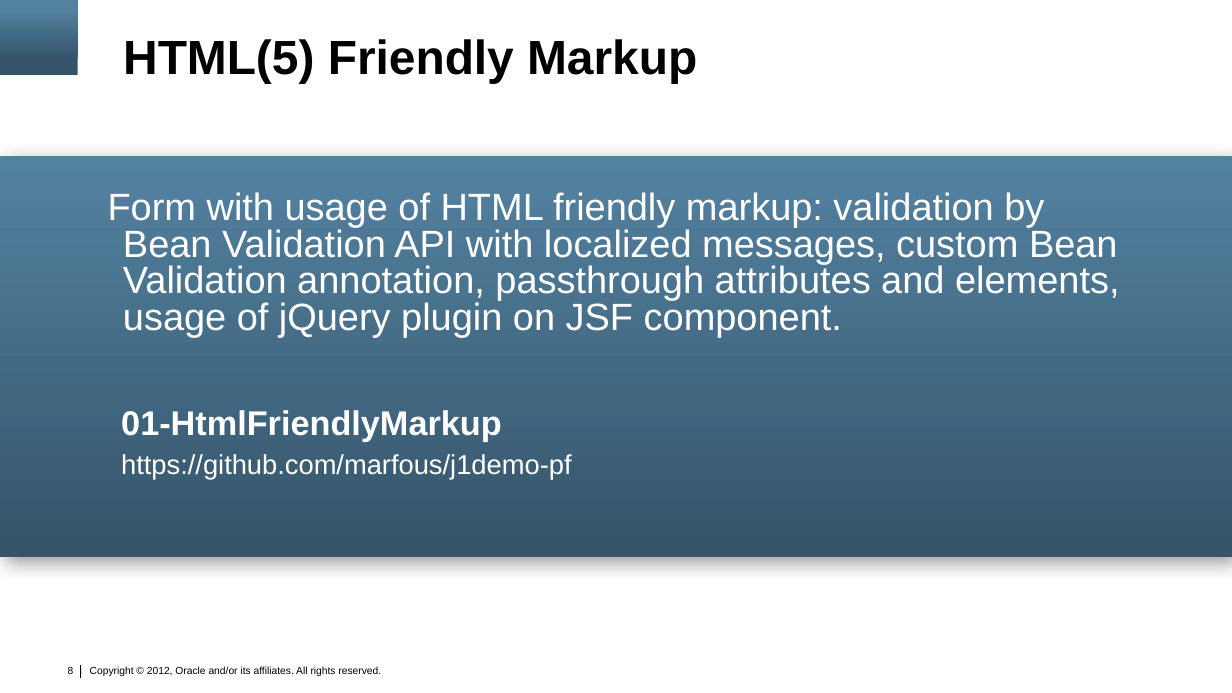
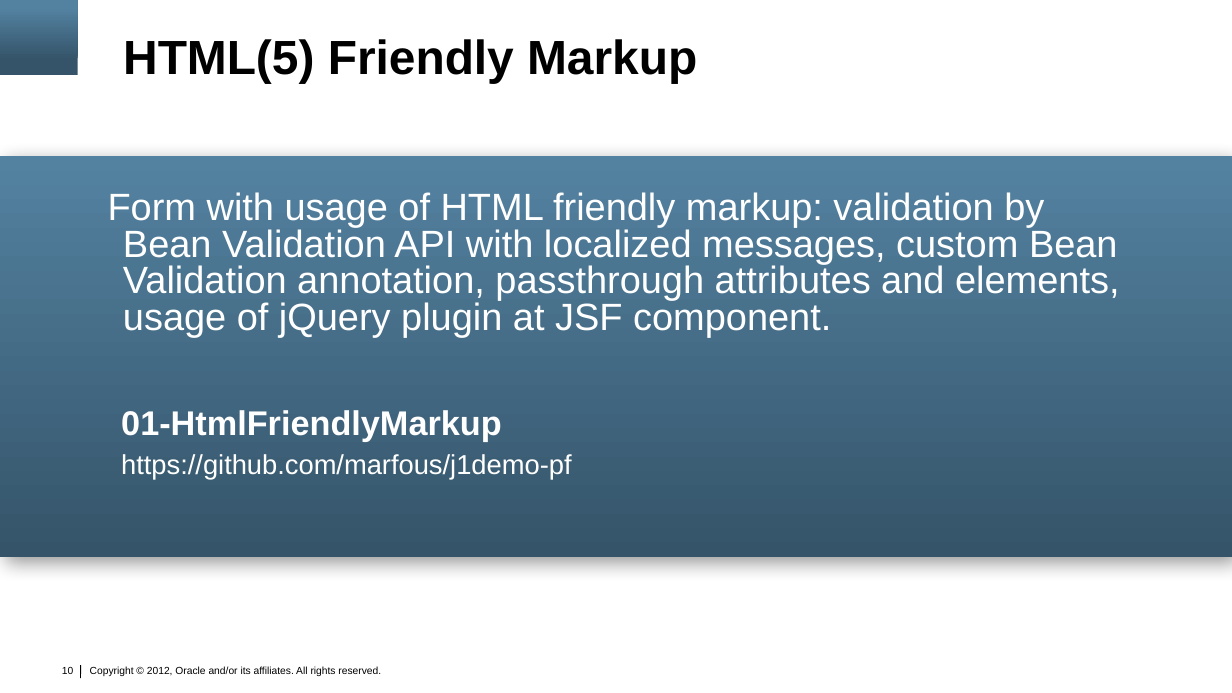
Before and after one commit to marfous/j1demo-pf, a slide deck: slide 10 of con3638.pptx (slide 8 before the commit). Drawn at 1232x693 pixels with LibreOffice and Linux fonts; fonts in the diff are those of the drawing; background and template pictures are left out. Boxes give left, top, right and bottom in pixels: in the first picture for what was removed or moved away, otherwise in the second. Text is boxed around its words. In the diff, an @@ line names an element or a change of style, - is before the commit and + after.

```diff
--- a/con3638.pptx
+++ b/con3638.pptx
@@ text at (108, 192, 1119, 337): text changed @@
-Form with usage of HTML friendly markup: validation by Bean Validation API with localized messages, custom Bean Validation annotation, passthrough attributes and elements, usage of jQuery plugin on JSF component.
+Form with usage of HTML friendly markup: validation by Bean Validation API with localized messages, custom Bean Validation annotation, passthrough attributes and elements, usage of jQuery plugin at JSF component.
@@ page number at (62, 667, 73, 674): text changed @@
-8
+10
```
Also in this commit, not shown: 4 other slides changed, 2 slides added.
